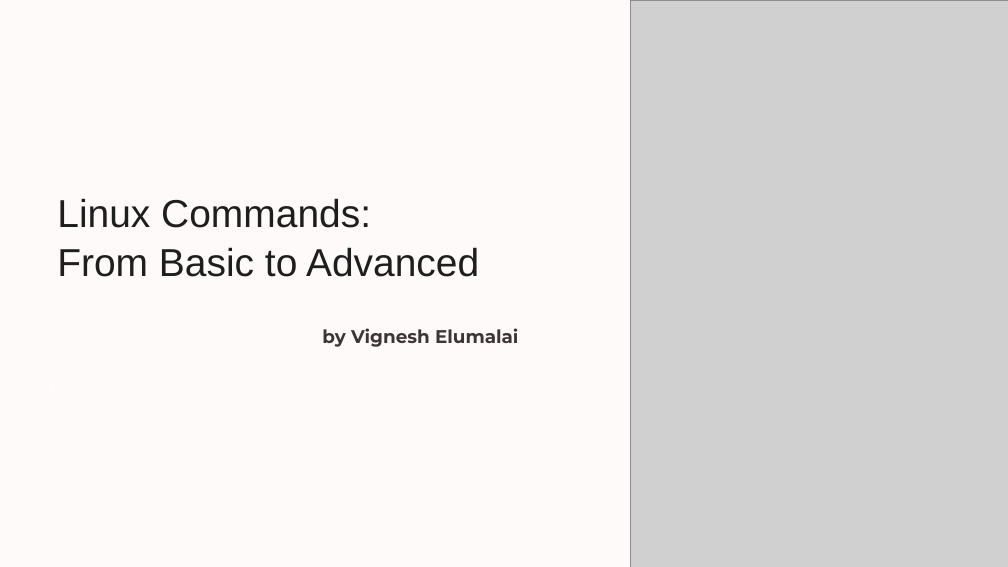
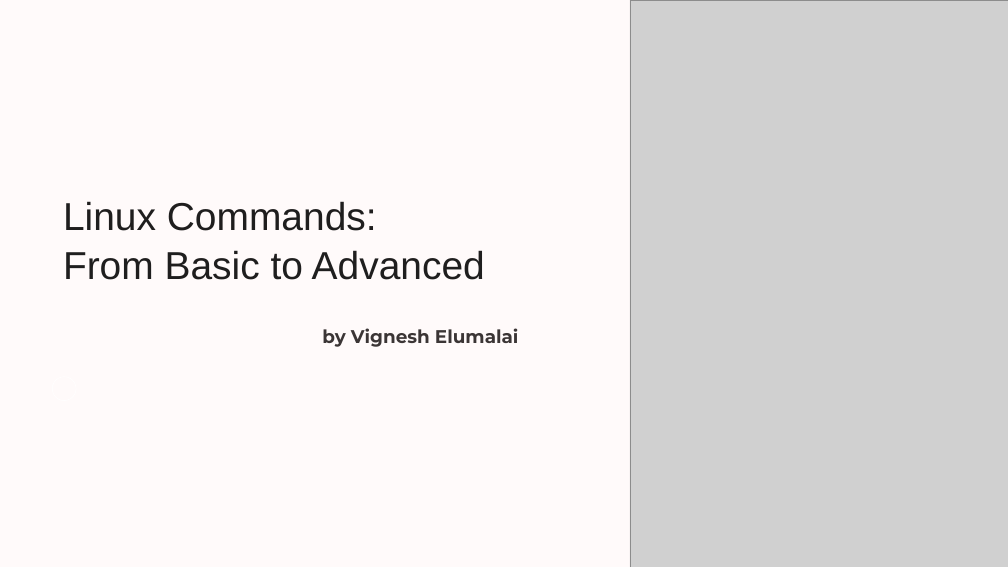
Before and after one commit to Vignesh00036/testing_files, a slide deck: slide 1 of Linux-Commands-Master-the-Command-Line-Interface.pptx. Drawn at 1008x567 pixels with LibreOffice and Linux fonts; fonts in the diff are those of the drawing; grey boxes stand for pictures; background and template pictures are left out. Boxes give left, top, right and bottom in pixels: in the first picture for what was removed or moved away, otherwise in the second. Text is boxed around its words. In the diff, an @@ line names an element or a change of style, - is before the commit and + after.

```diff
--- a/Linux-Commands-Master-the-Command-Line-Interface.pptx
+++ b/Linux-Commands-Master-the-Command-Line-Interface.pptx
@@ text "Linux Commands:": place and size @@
-text "Linux Commands:" at <box>57,198,479,277</box>
+text "Linux Commands:" at <box>63,201,485,280</box>
```
Also in this commit, not shown: 2 other slides changed, 1 slide added, 1 slide removed.
